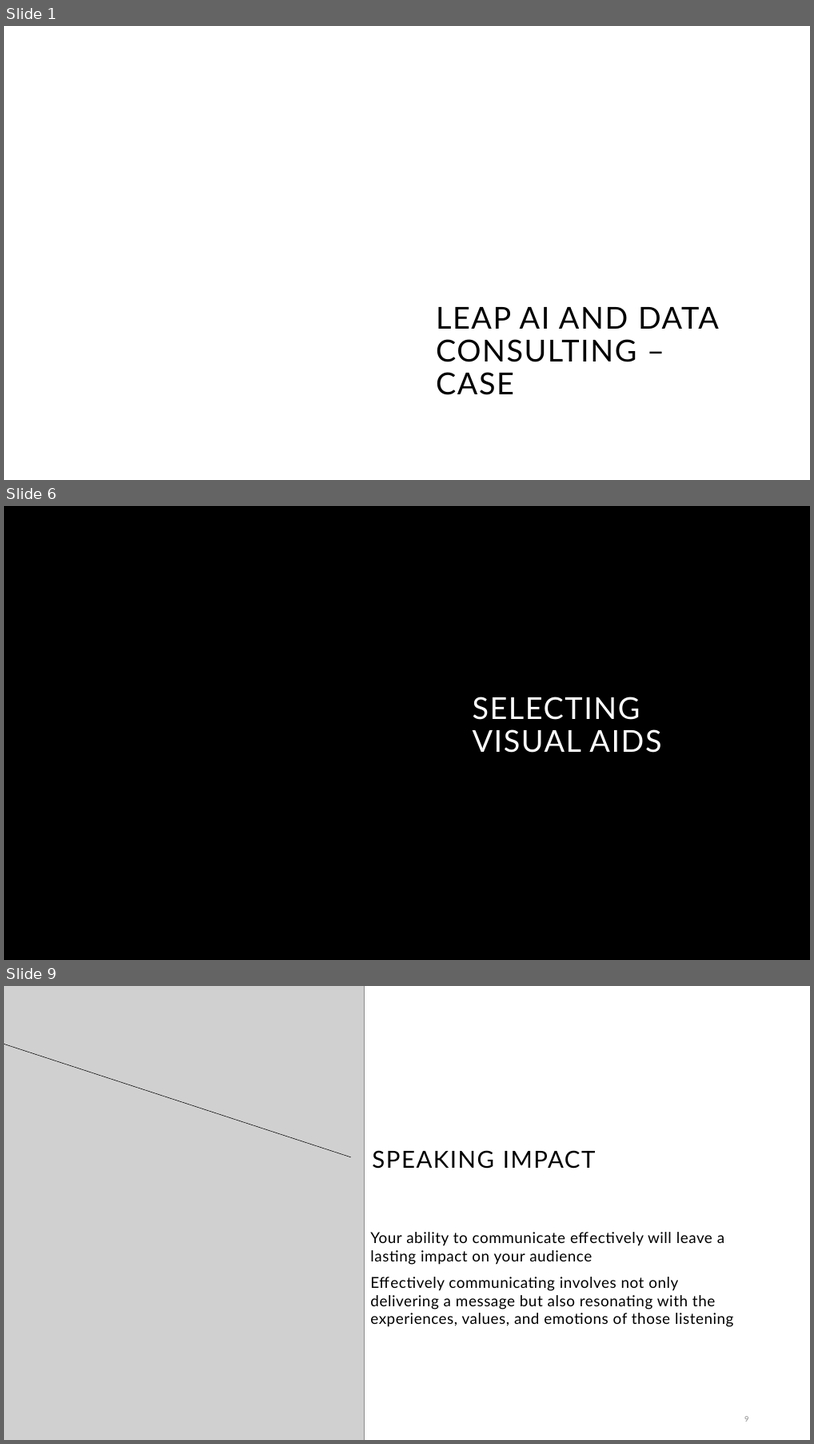
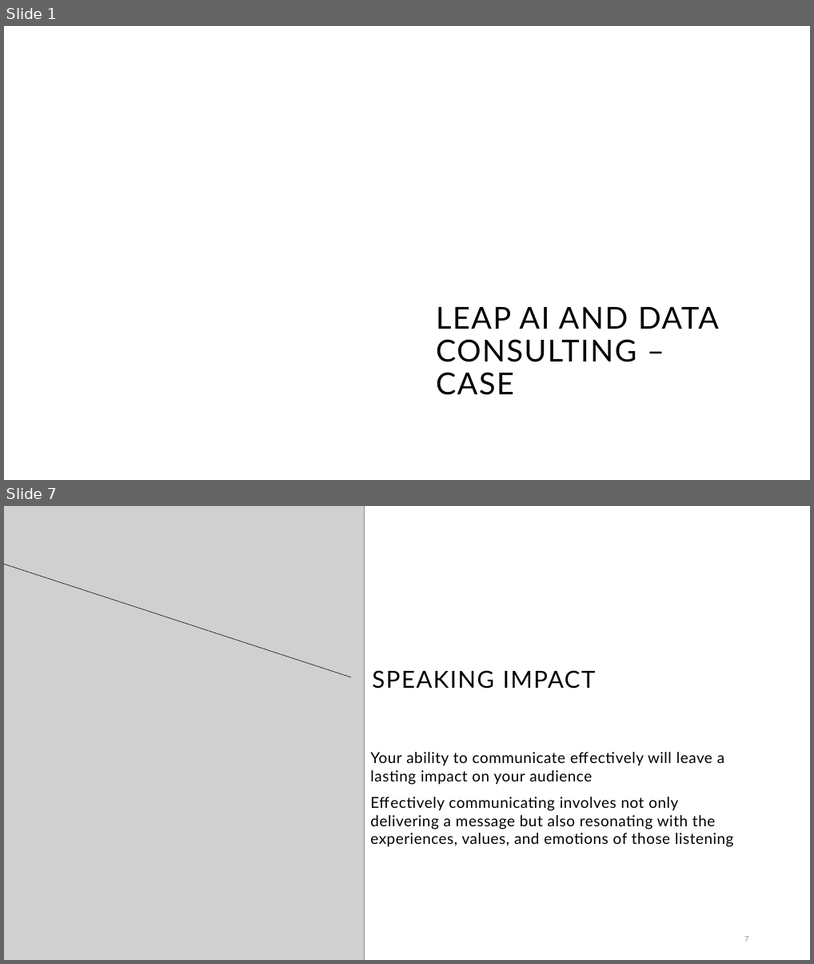
Before and after one commit to filipblaafjell/leap-case, a slide deck: Presentation.pptx. Shown one above the other, each under a label of ours: slides 1, 6 and 9 before the commit, slides 1 and 7 after it; the slides between them are not shown. The pictures are 814x1444 and 814x964 pixels, drawn with LibreOffice and Linux fonts; fonts in the diff are those of the drawing; grey boxes stand for pictures; background and template pictures are left out. Boxes give left, top, right and bottom in pixels: in the first picture for what was removed or moved away, otherwise in the second. Text is boxed around its words. In the diff, an @@ line names an element or a change of style, - is before the commit and + after.

```diff
--- a/Presentation.pptx
+++ b/Presentation.pptx
@@ slide 6 removed at <box>4,506,810,960</box>, background #000000 @@
@@ title removed at <box>473,696,662,752</box> @@
-SELECTING VISUAL AIDS
@@ what was slide 9 is now slide 7 @@
@@ page number at <box>745,936,749,941</box>: text changed @@
-9
+7
```
Also in this commit, not shown: 3 slides changed, 3 slides added, 4 other slides removed, 33 other files.
